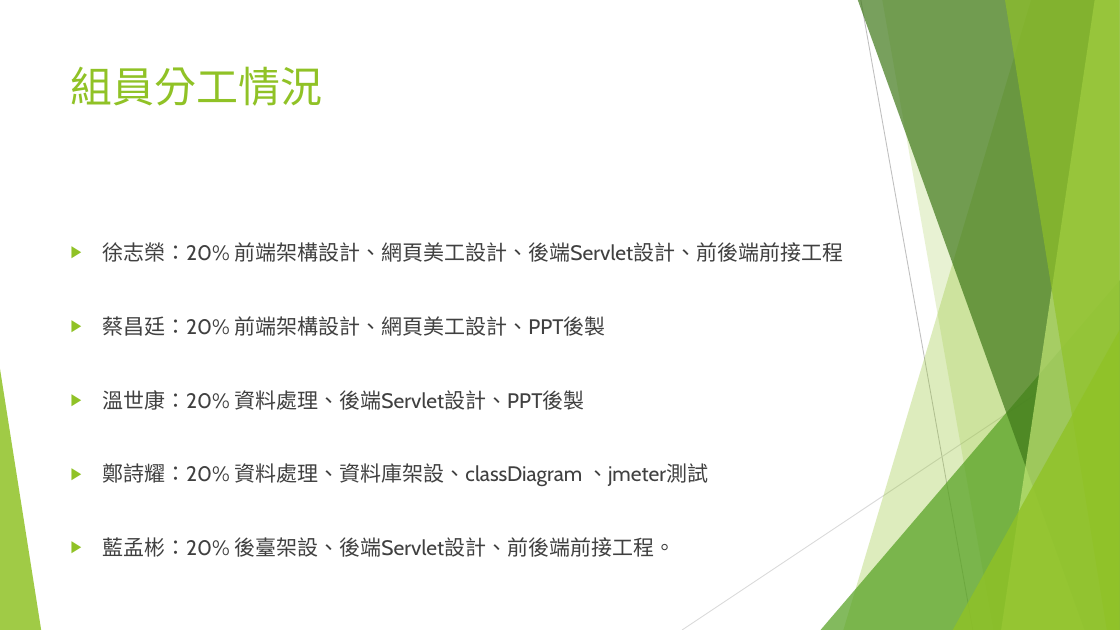
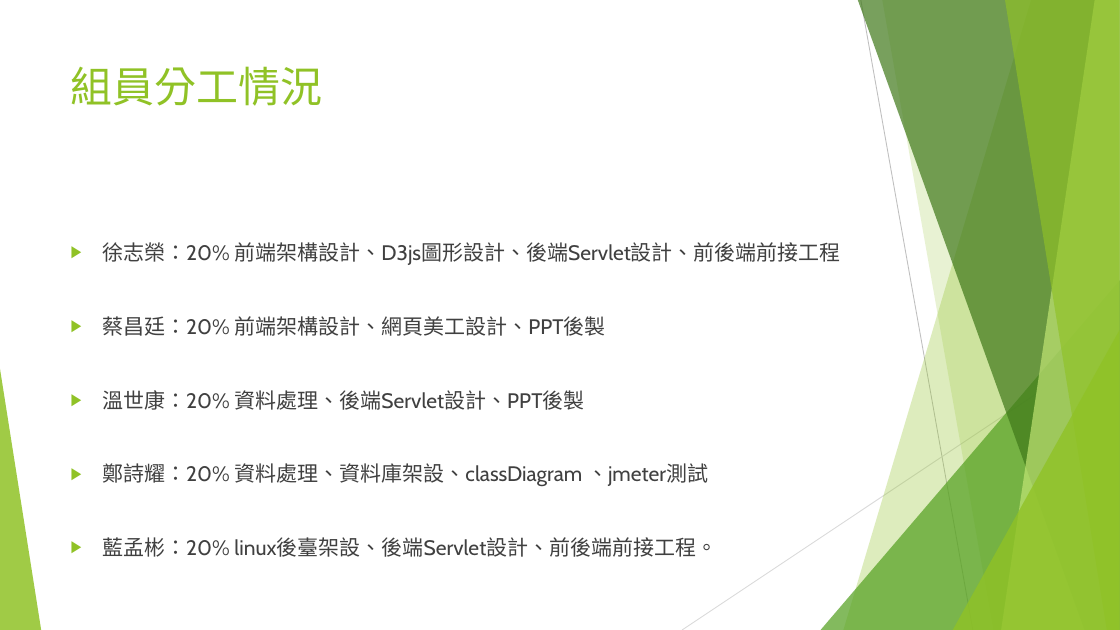
Before and after one commit to VegetableTing/1042_WBSE_Project, a slide deck: slide 29 of 網際服務軟體工程-期末報告.pptx. Drawn at 1120x630 pixels with LibreOffice and Linux fonts; fonts in the diff are those of the drawing. Boxes give left, top, right and bottom in pixels: in the first picture for what was removed or moved away, otherwise in the second. Text is boxed around its words. In the diff, an @@ line names an element or a change of style, - is before the commit and + after.

Commit message:
ppt

```diff
--- a/網際服務軟體工程-期末報告.pptx
+++ b/網際服務軟體工程-期末報告.pptx
@@ text at (x1=102, y1=242, x2=840, y2=265): text changed @@
-▶ 徐志榮：20% 前端架構設計、網頁美工設計、後端Servlet設計、前後端前接工程
+▶ 徐志榮：20% 前端架構設計、D3js圖形設計、後端Servlet設計、前後端前接工程
@@ text at (x1=102, y1=537, x2=717, y2=557): text changed @@
-▶ 藍孟彬：20% 後臺架設、後端Servlet設計、前後端前接工程。
+▶ 藍孟彬：20% linux後臺架設、後端Servlet設計、前後端前接工程。
```
Also in this commit, not shown: 1 other slide changed.
